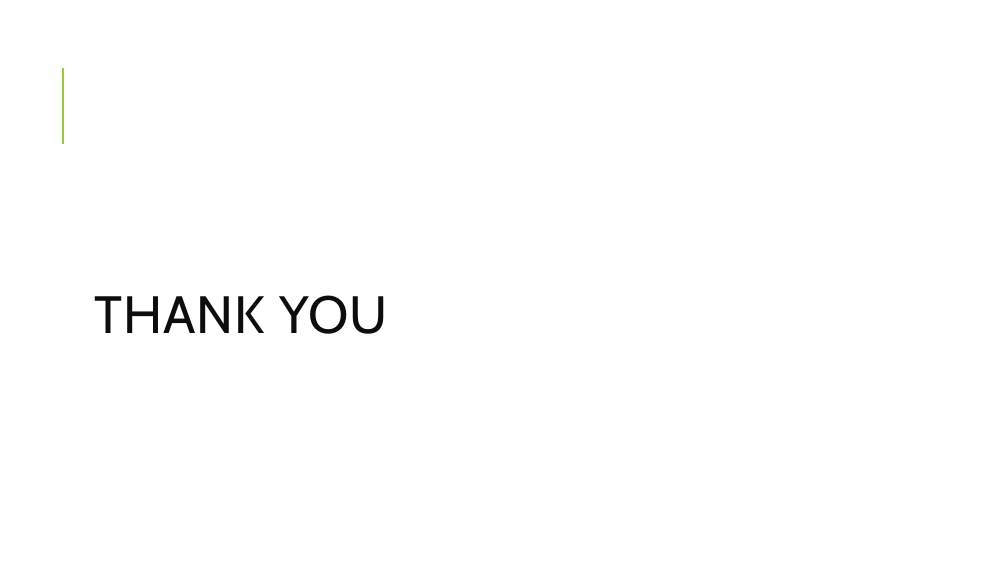
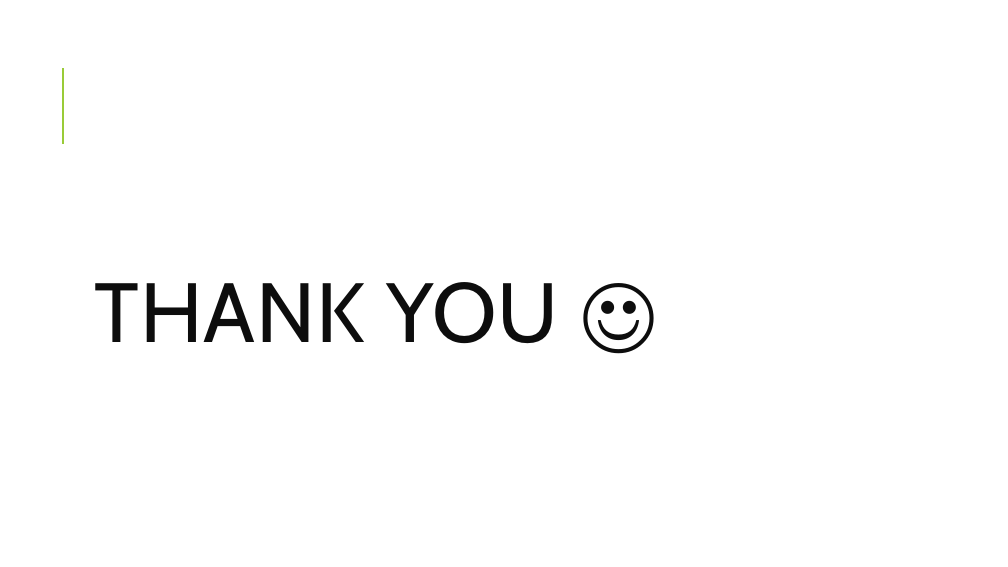
Before and after one commit to Satyavrath/rationbalancing, a slide deck: slide 10 of RationBalancing.pptx. Drawn at 1008x567 pixels with LibreOffice and Linux fonts; fonts in the diff are those of the drawing. Boxes give left, top, right and bottom in pixels: in the first picture for what was removed or moved away, otherwise in the second. Text is boxed around its words. In the diff, an @@ line names an element or a change of style, - is before the commit and + after.

Commit message:
added thank you and any questions slides

```diff
--- a/RationBalancing.pptx
+++ b/RationBalancing.pptx
@@ title at [94, 282, 559, 343]: text changed; size 50 to 80 pt @@
-THANK YOU
+THANK YOU ☺
```
Also in this commit, not shown: 4 other slides changed.
